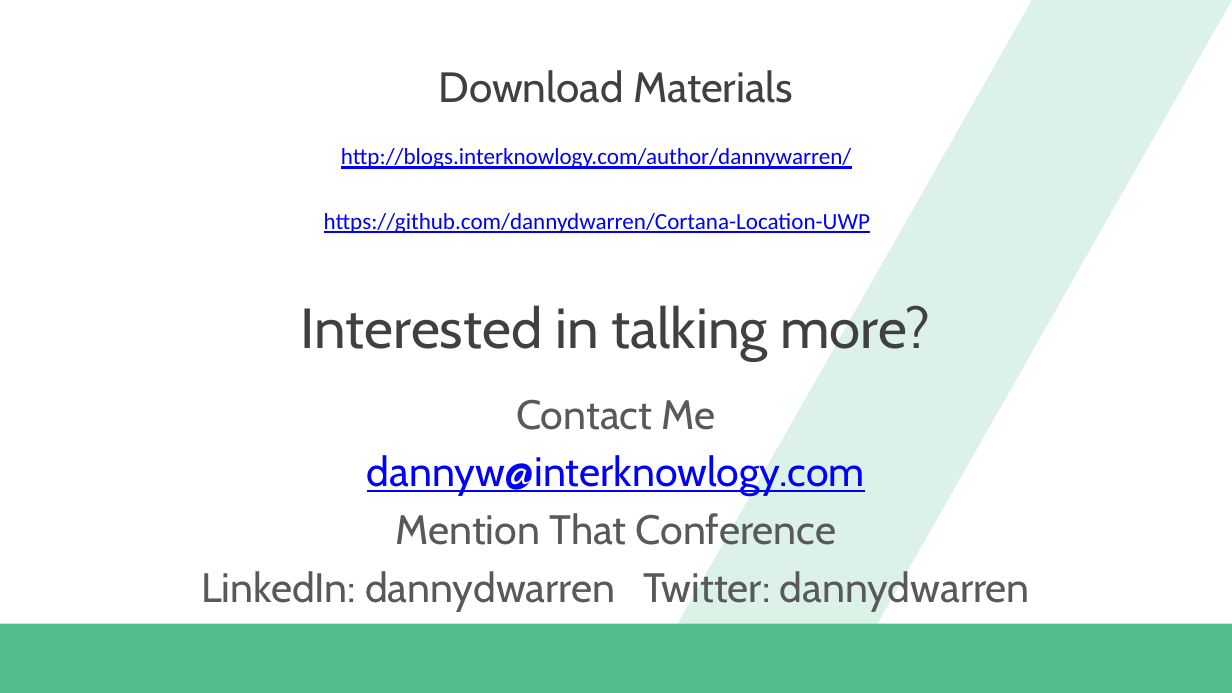
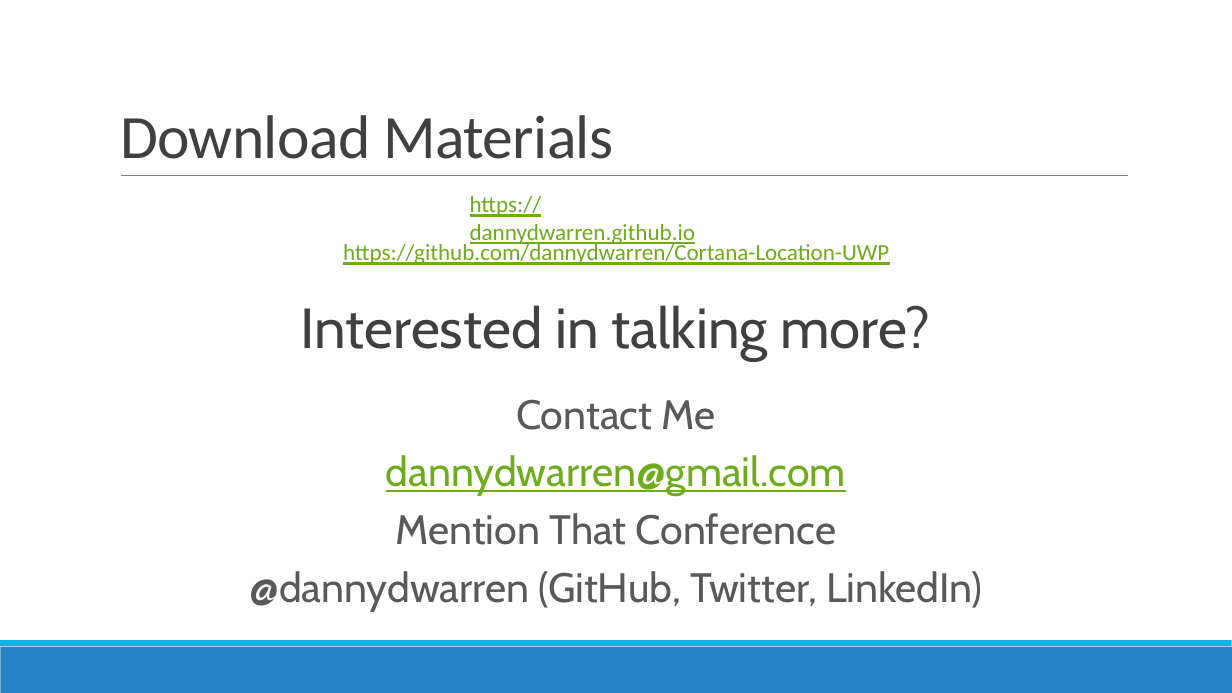
Before and after one commit to dannydwarren/Cortana-Location-UWP, a slide deck: slide 22 of Hey Cortana, Where Am I.pptx (slide 20 before the commit). Drawn at 1232x693 pixels with LibreOffice and Linux fonts; fonts in the diff are those of the drawing; background and template pictures are left out. Boxes give left, top, right and bottom in pixels: in the first picture for what was removed or moved away, otherwise in the second. Text is boxed around its words. In the diff, an @@ line names an element or a change of style, - is before the commit and + after.

Commit message:
Update slides
Remove IK Template, Update to Pluralsight, Add Cortana Skills, a few other tweaks and changes

```diff
--- a/Hey Cortana, Where Am I.pptx
+++ b/Hey Cortana, Where Am I.pptx
@@ title "Download Materials": place and size @@
-title "Download Materials" at (439,70,793,103)
+title "Download Materials" at (120,115,613,159)
@@ title "Download Materials" at (120,115,613,159): size 33 to 48 pt, font Cabin to Calibri, letter spacing 0 to -0.5 pt; alignment centre to left; line spacing 1 to 0.85; vertical alignment middle to bottom @@
@@ parallelogram removed at (677,0,1232,624) @@
@@ line added from (121, 176) to (1128, 176), #808080 0.5 pt @@
@@ text at (470,196,696,247): text changed; text colour #0000FF to #6EAC1C @@
-http://blogs.interknowlogy.com/author/dannywarren/
+https://dannydwarren.github.io
@@ text "https://github.com/dannydwarren/Cortana-Location-UWP": place and size @@
-text "https://github.com/dannydwarren/Cortana-Location-UWP" at (324,213,870,233)
+text "https://github.com/dannydwarren/Cortana-Location-UWP" at (343,241,889,265)
@@ text "https://github.com/dannydwarren/Cortana-Location-UWP" at (343,241,889,265): text colour #0000FF to #6EAC1C @@
@@ text at (386,455,846,496): text changed; text colour #0000FF to #6EAC1C @@
-dannyw@interknowlogy.com
+dannydwarren@gmail.com
@@ text at (249,571,982,611): text changed @@
-LinkedIn: dannydwarren Twitter: dannydwarren
+@dannydwarren (GitHub, Twitter, LinkedIn)
@@ rectangle: place and size @@
-rectangle at (0,624,1232,693)
+rectangle at (0,647,1232,693)
@@ rectangle at (0,647,1232,693): fill #53BC8D to #2683C6 @@
@@ rectangle added at (0,640,1232,647), fill #1CADE4 @@
```
Also in this commit, not shown: 16 other slides changed, 6 slides added, 3 slides removed.
